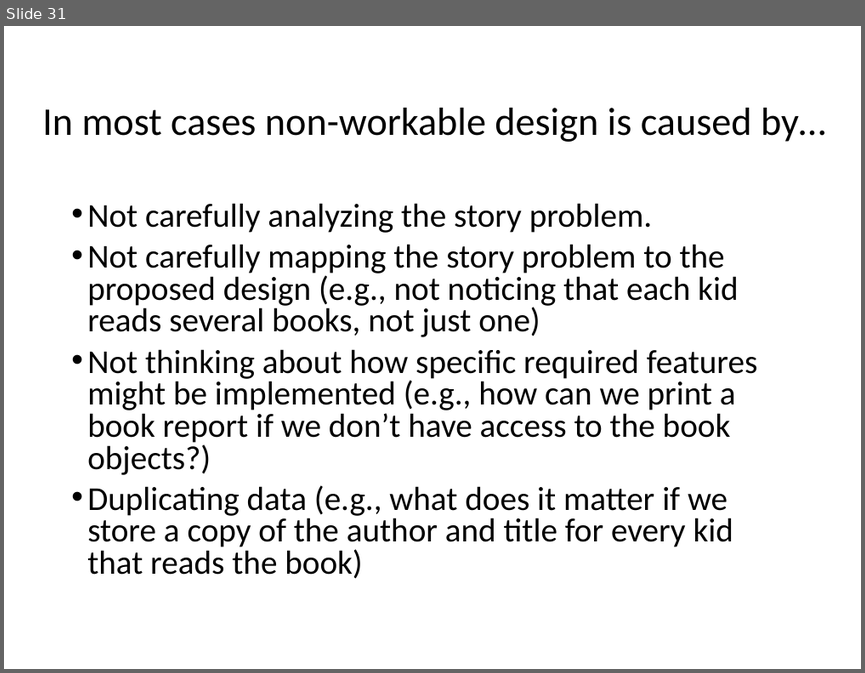
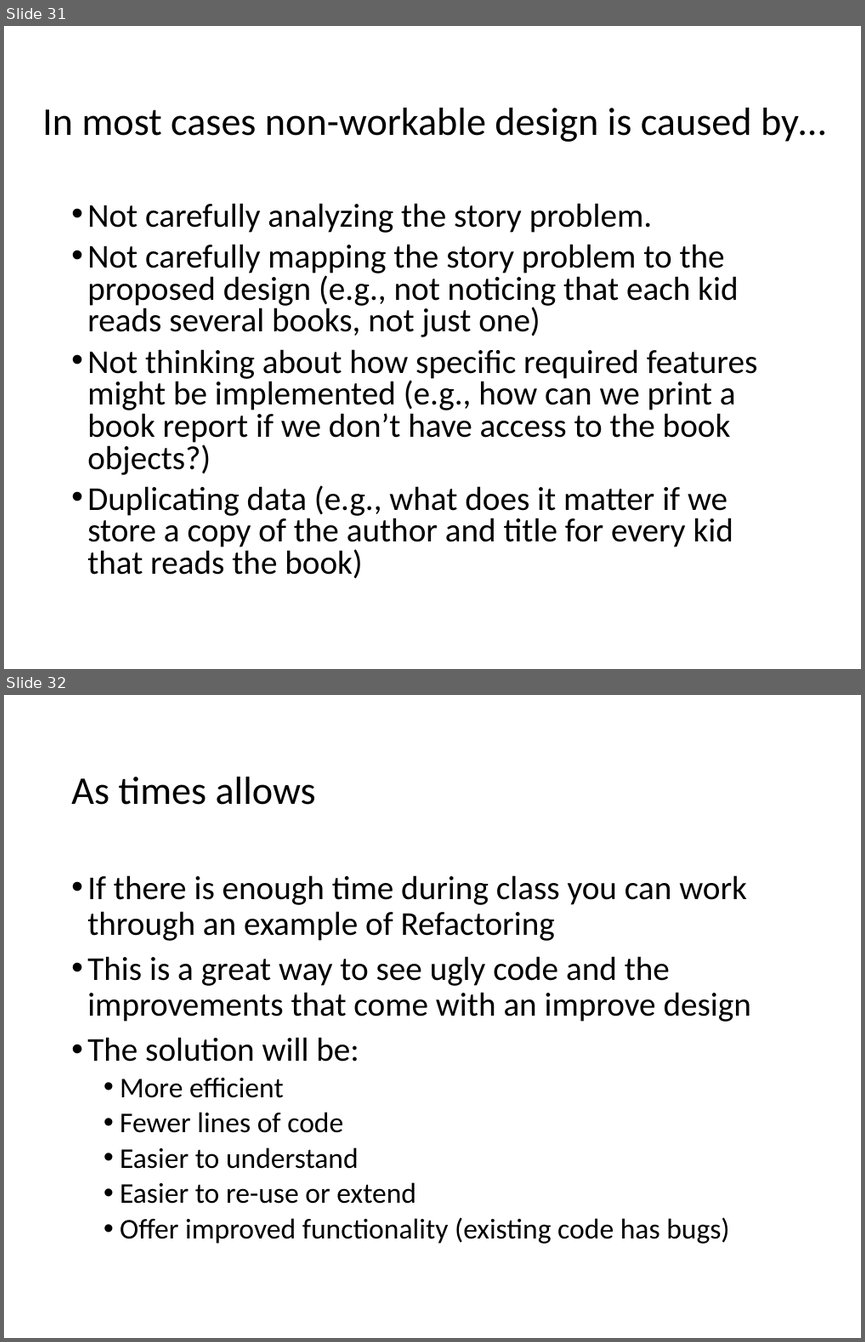
Before and after one commit to RHIT-CSSE/csse220, a slide deck: ClassMaterials/SETechniques/Slides/Part4-SETechniques-BookTrackerProblem.pptx. Shown one above the other, each under a label of ours: slide 31 before the commit, slides 31 and 32 after it. The pictures are 865x673 and 865x1342 pixels, drawn with LibreOffice and Linux fonts; fonts in the diff are those of the drawing. Boxes give left, top, right and bottom in pixels: in the first picture for what was removed or moved away, otherwise in the second. Text is boxed around its words. In the diff, an @@ line names an element or a change of style, - is before the commit and + after.

Commit message:
adjusting SETechniques day and giving starter and solution code

```diff
--- a/ClassMaterials/SETechniques/Slides/Part4-SETechniques-BookTrackerProblem.pptx
+++ b/ClassMaterials/SETechniques/Slides/Part4-SETechniques-BookTrackerProblem.pptx
@@ slide 32 added at (4,695,861,1338), background #FFFFFF @@
@@ title added at (71,777,316,805), 33 pt, text #000000 @@
+As times allows
@@ text added at (87,875,751,1243), 28 pt, text #000000 @@
+• If there is enough time during class you can work through an example of Refactoring
+• This is a great way to see ugly code and the improvements that come with an improve design
+• The solution will be:
+  • More efficient
+  • Fewer lines of code
+  • Easier to understand
+  • Easier to re-use or extend
+  • Offer improved functionality (existing code has bugs)
```
Also in this commit, not shown: 1 slide changed, 2 other slides added, 11 other files.
